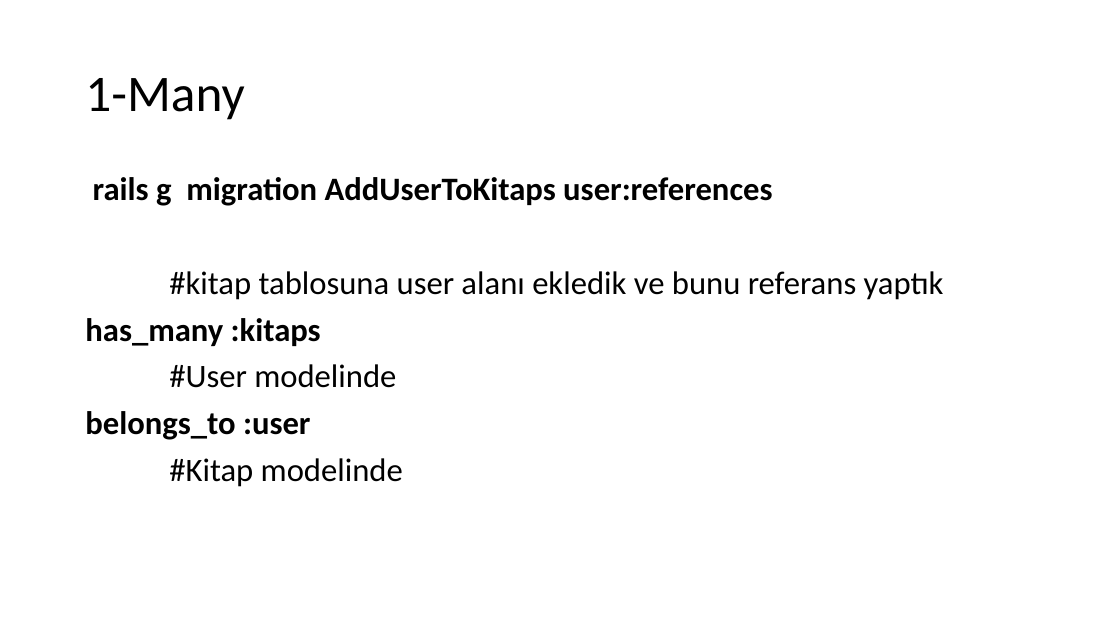
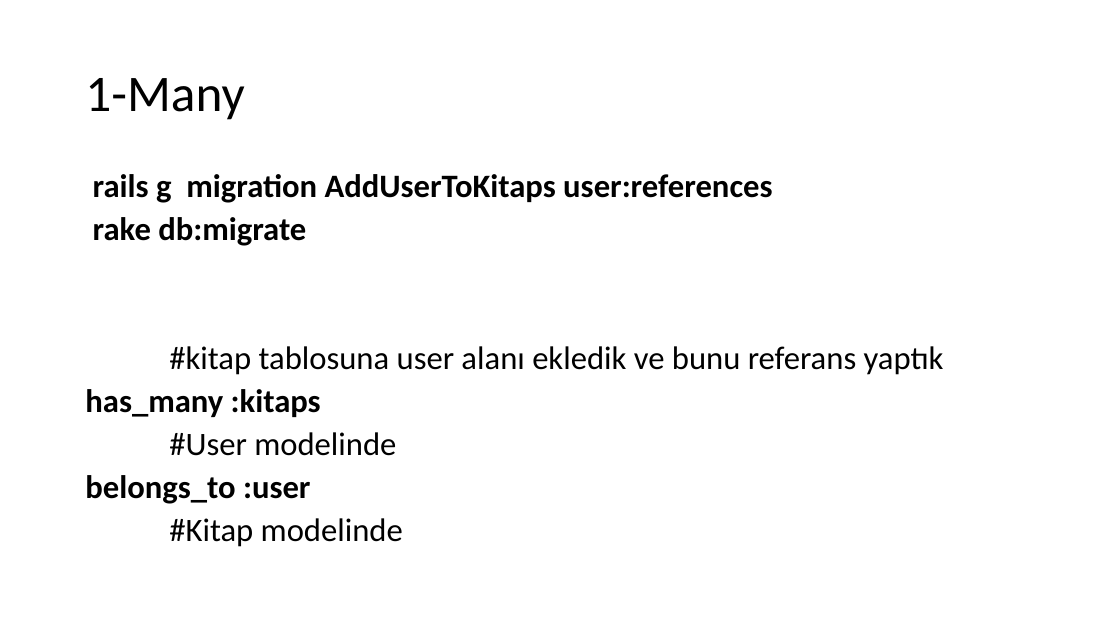
Before and after one commit to gorkemcakici/Web-Programlama, a slide deck: slide 4 of H9/1-Many.pptx. Drawn at 1120x630 pixels with LibreOffice and Linux fonts; fonts in the diff are those of the drawing. Boxes give left, top, right and bottom in pixels: in the first picture for what was removed or moved away, otherwise in the second. Text is boxed around its words. In the diff, an @@ line names an element or a change of style, - is before the commit and + after.

```diff
--- a/H9/1-Many.pptx
+++ b/H9/1-Many.pptx
@@ text at (85,174,944,547): line spacing 0.9 to 0.8 @@
@@ text at (93,217,306,246): paragraph added @@
+rake db:migrate
```
Also in this commit, not shown: 1 other slide changed.
